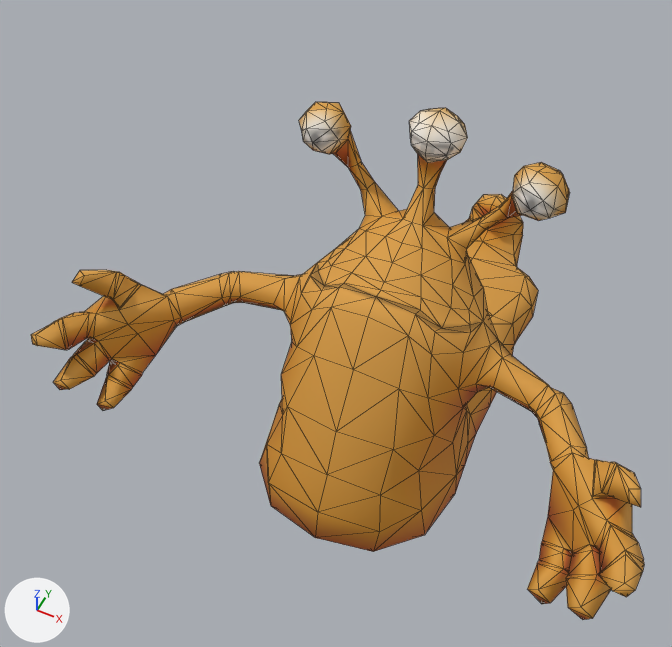
What one commit did to the FBX model Assets/Geometry/Snail01.FBX.
Both versions are drawn from a 50 mm camera at (0.89, -2.13, 3.45) aimed at (-0.25, 0.15, 0.59). The axes (+X, +Y, +Z) are drawn at lower left. The lights are the same throughout. Mesh edges are drawn as thin lines. Where no turn or scale is listed for an object, it has been applied to the vertices.

In view in the first picture: 'NPC_Snail_01'.
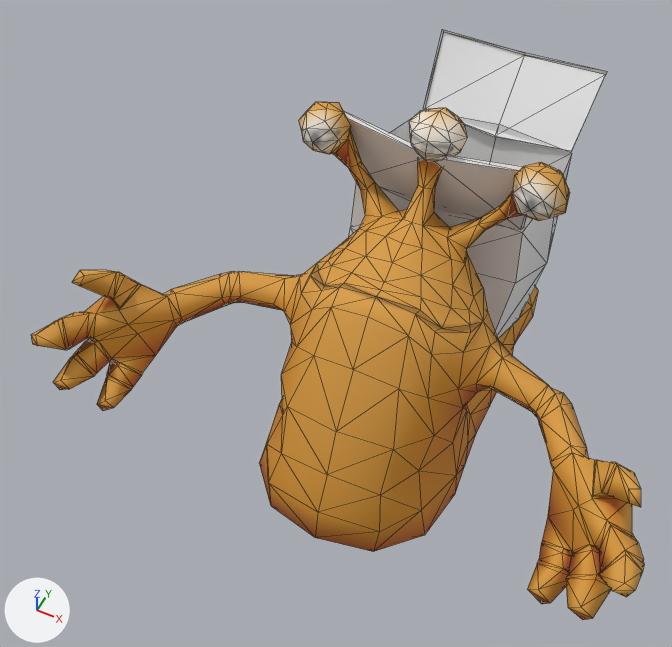
What differs and where, as boxes [x1, y1, x2, y2] in the pictures (672 x 647 px):
'Box001', added: after [344, 29, 607, 338]

The edits, one by one:
Mesh me_mesh_1 is new.
It has 49 vertices, 72 faces and spans x -0.418..0.418, y -0.474..0.707, z -0.388..0.758.
Object 'Box001' (ob_box001) is new; it shows me_mesh_1.
Its location is (0.0, 0.815, 0.646).
